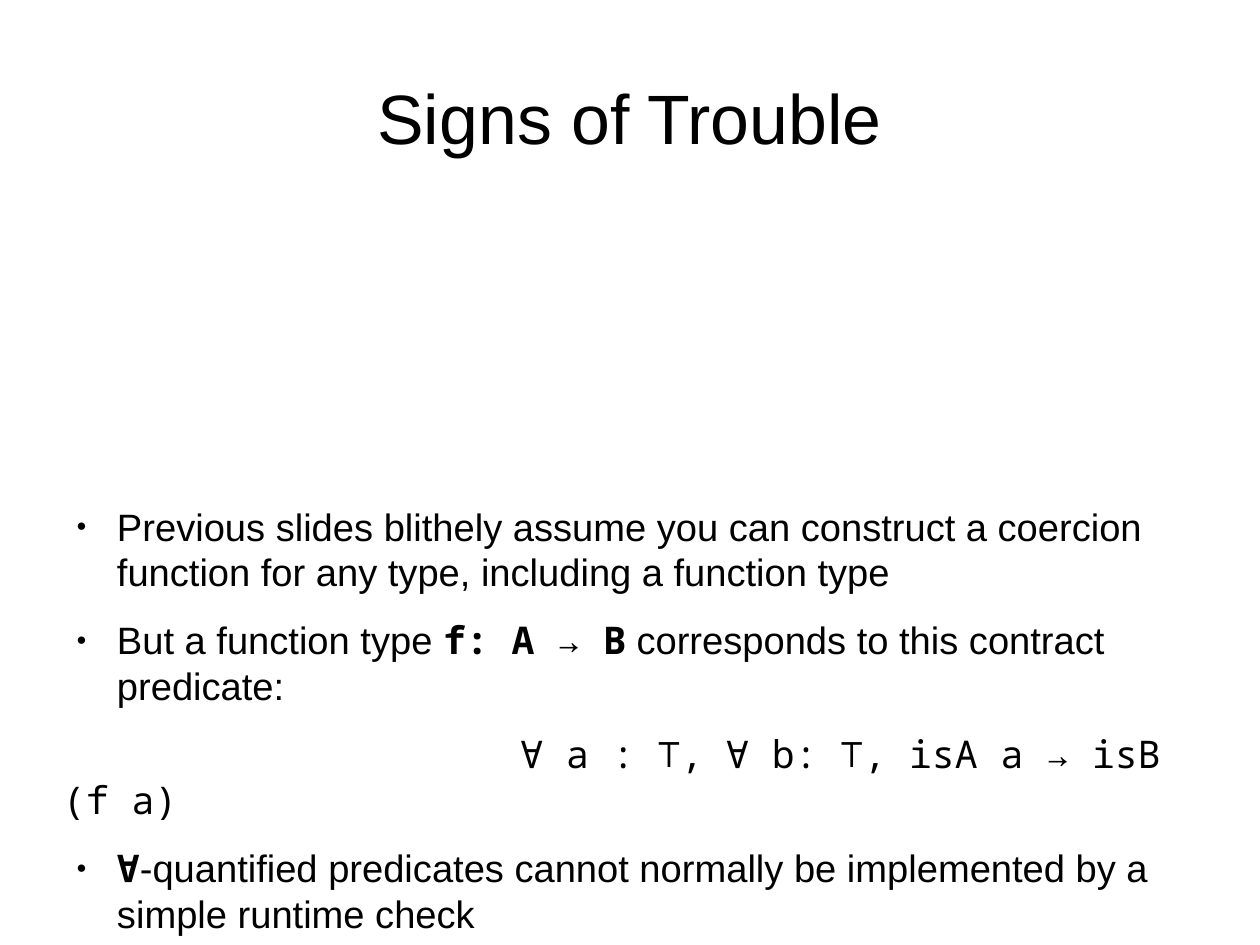
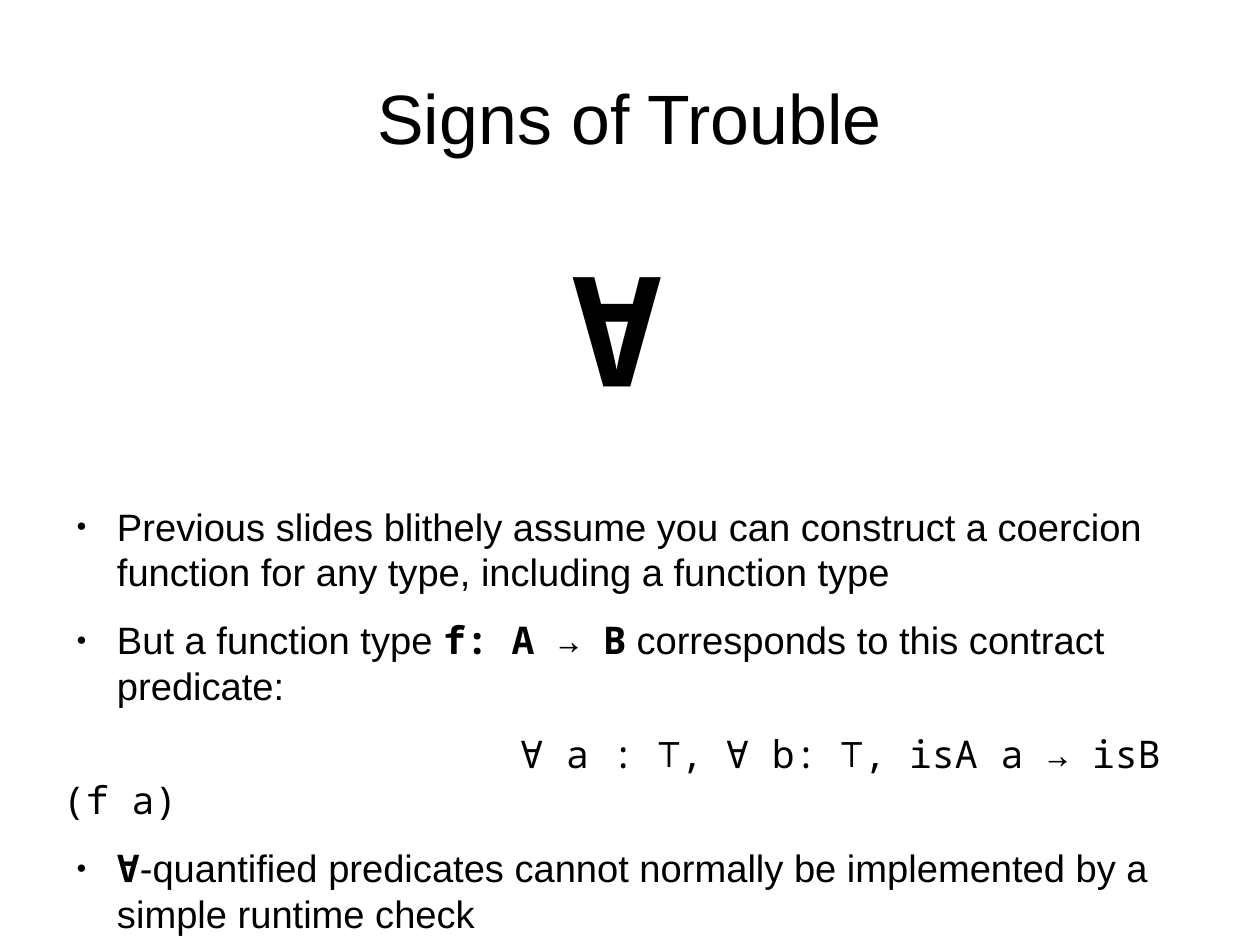
Before and after one commit to archontophoenix/hybridTypecheckingTalk, a slide deck: slide 23 of hybrid-text-only.odp. Drawn at 1260x945 pixels with LibreOffice and Linux fonts; fonts in the diff are those of the drawing. Boxes give left, top, right and bottom in pixels: in the first picture for what was removed or moved away, otherwise in the second. Text is boxed around its words. In the diff, an @@ line names an element or a change of style, - is before the commit and + after.

```diff
--- a/hybrid-text-only.odp
+++ b/hybrid-text-only.odp
@@ text added at (572,234,709,469), 96 pt, text #000000, bold @@
+∀
```
Also in this commit, not shown: 1 other slide changed, 2 other files.
